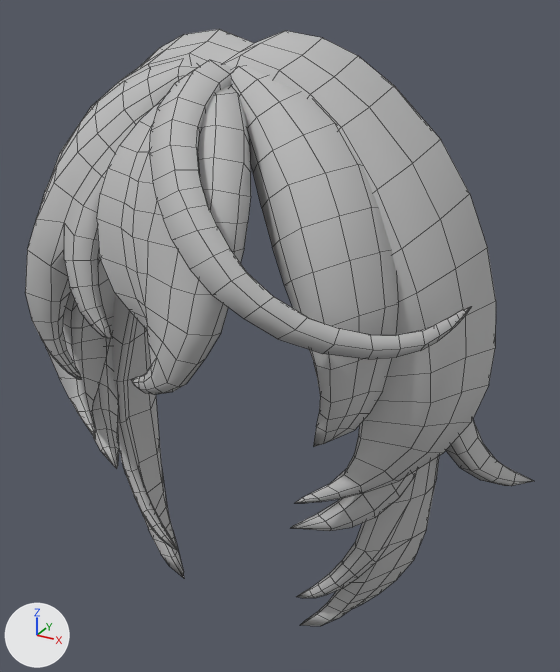
Two versions of the FBX model Assets/BoZo_StylizedModularCharacters/Outfits/Base/HairFront/Outfit_HairFront_WolfCut/BSMC_Outfit_HairFront_WolfCut.fbx, one commit apart.
Camera for both pictures: a 50 mm lens placed at (0.182, -0.357, 0.231), pointed at (0.02, -0.063, 0.084). Every picture has the same lights, and +X, +Y and +Z are marked at lower left. Mesh edges are drawn as thin lines.

Objects in the first picture: 'Outfit_Hairback_WolfCut'.
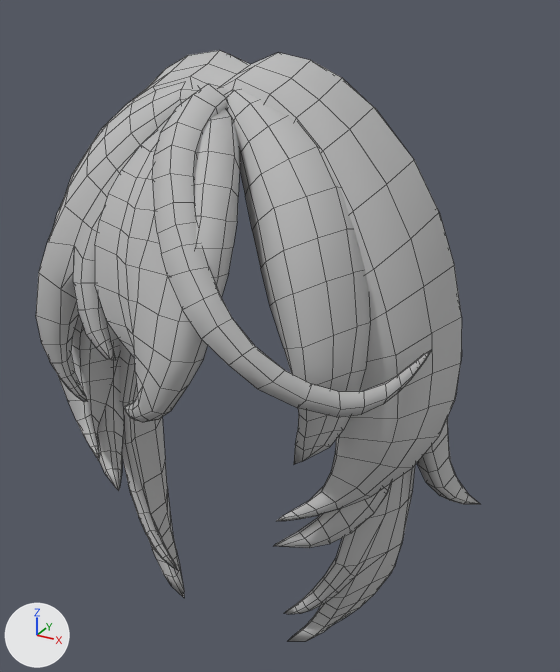
The newer file adds a shape key; the second version is drawn at full value of the shape key 'Tag_Hat' of 'Outfit_Hairback_WolfCut', and the change is written as the vertex moves it makes.

What changed in the scene script:
```text
Change me_mesh:
    used by ob_outfit_hairback_wolfcut; location = (0.0, 0.0, 0.0); rotation_euler = (1.571, 0.0, 0.0), in degrees (90, 0, 0); scale = (0.01, 0.01, 0.01)
    remove me_mesh.from_pydata(...)  # 1371 vertices, 1370 faces; spans x -13.7..13.7, y -7.8..21.8, z 1.4..14.9
    add me_mesh.from_pydata(...)  # 1371 vertices, 1370 faces; spans x -11.4..11.4, y -8.6..20.9, z 2.0..15.2
    me_mesh part 1: the loose piece of 272 vertices spanning x -11.7..11.7, y 3.2..21.8, z 2.7..11.3 is multiplied about its middle by the matrix ((0.891, 0.0, 0.0), (0.0, 0.994, -0.007), (-0.002, -0.027, 0.968)), then moved by (0.0, -0.8, 0.4)
    me_mesh part 2: the loose piece of 176 vertices spanning x -9.2..-0.4, y 6.3..20.7, z 7.3..12.7 is multiplied about its middle by the matrix ((0.891, 0.0, 0.0), (-0.003, 0.993, -0.009), (-0.015, -0.028, 0.961)), then moved by (0.5, -0.9, 0.3)
    me_mesh part 3: the loose piece of 130 vertices spanning x 3.7..9.6, y -7.8..9.4, z 2.8..7.8 is multiplied about its middle by the matrix ((0.891, 0.0, 0.0), (0.003, 0.998, 0.0), (0.014, -0.009, 1.001)), then moved by (-0.7, -0.8, 0.6)
    me_mesh part 4: the loose piece of 75 vertices spanning x 4.9..9.9, y 0.9..11.1, z 3.9..10.6 is multiplied about its middle by the matrix ((0.891, 0.0, 0.0), (0.001, 0.994, -0.004), (0.005, -0.027, 0.984)), then moved by (-0.8, -0.8, 0.5)
    me_mesh part 5: the loose piece of 130 vertices spanning x -9.6..-3.7, y -7.8..9.4, z 2.8..7.8 is multiplied about its middle by the matrix ((0.891, 0.0, 0.0), (-0.003, 0.998, 0.0), (-0.012, -0.007, 1.001)), then moved by (0.7, -0.8, 0.6)
    me_mesh part 6: the loose piece of 75 vertices spanning x -9.9..-4.9, y 0.9..11.1, z 3.9..10.6 is multiplied about its middle by the matrix ((0.891, 0.0, 0.0), (-0.002, 0.995, -0.003), (-0.008, -0.022, 0.988)), then moved by (0.8, -0.8, 0.6)
    me_mesh part 7: 458 of 1371 vertices moved; they spanned x -3.0..13.7, y 1.0..20.8, z 1.4..14.9 and now span x -2.7..11.4, y -0.6..19.9, z 2.0..15.2; mean shift (-0.4, -1.1, 0.4); largest move (13.7, 1.2, 1.4) -> (11.4, -0.6, 2.0)
```

Where the change shows, as pixel boxes [x1, y1, x2, y2] in the pictures (560 x 672 px; the box of a moved part takes in the faces that stretch with it):
'Outfit_Hairback_WolfCut', reshaped (13% narrower)
    before: [25, 29, 533, 626]
    after: [36, 50, 480, 641]
part 1 of me_mesh, moved or reshaped
    before: [46, 29, 496, 503]
    after: [59, 50, 462, 521]
part 2 of me_mesh, moved or reshaped
    before: [25, 60, 200, 379]
    after: [36, 83, 200, 402]
part 3 of me_mesh, moved or reshaped
    before: [296, 456, 439, 626]
    after: [284, 465, 415, 641]
part 4 of me_mesh, moved or reshaped
    before: [291, 469, 418, 531]
    after: [274, 483, 391, 548]
part 5 of me_mesh, moved or reshaped
    before: [112, 295, 184, 578]
    after: [119, 341, 184, 597]
part 6 of me_mesh, moved or reshaped
    before: [92, 338, 119, 468]
    after: [97, 357, 124, 491]
part 7 of me_mesh, moved or reshaped
    before: [97, 60, 533, 486]
    after: [95, 84, 480, 504]
